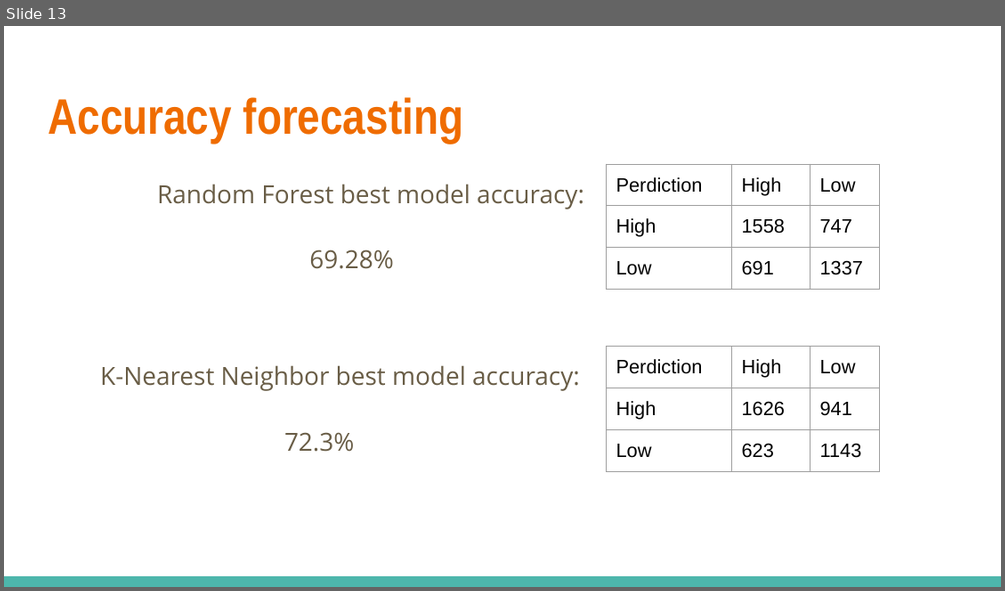
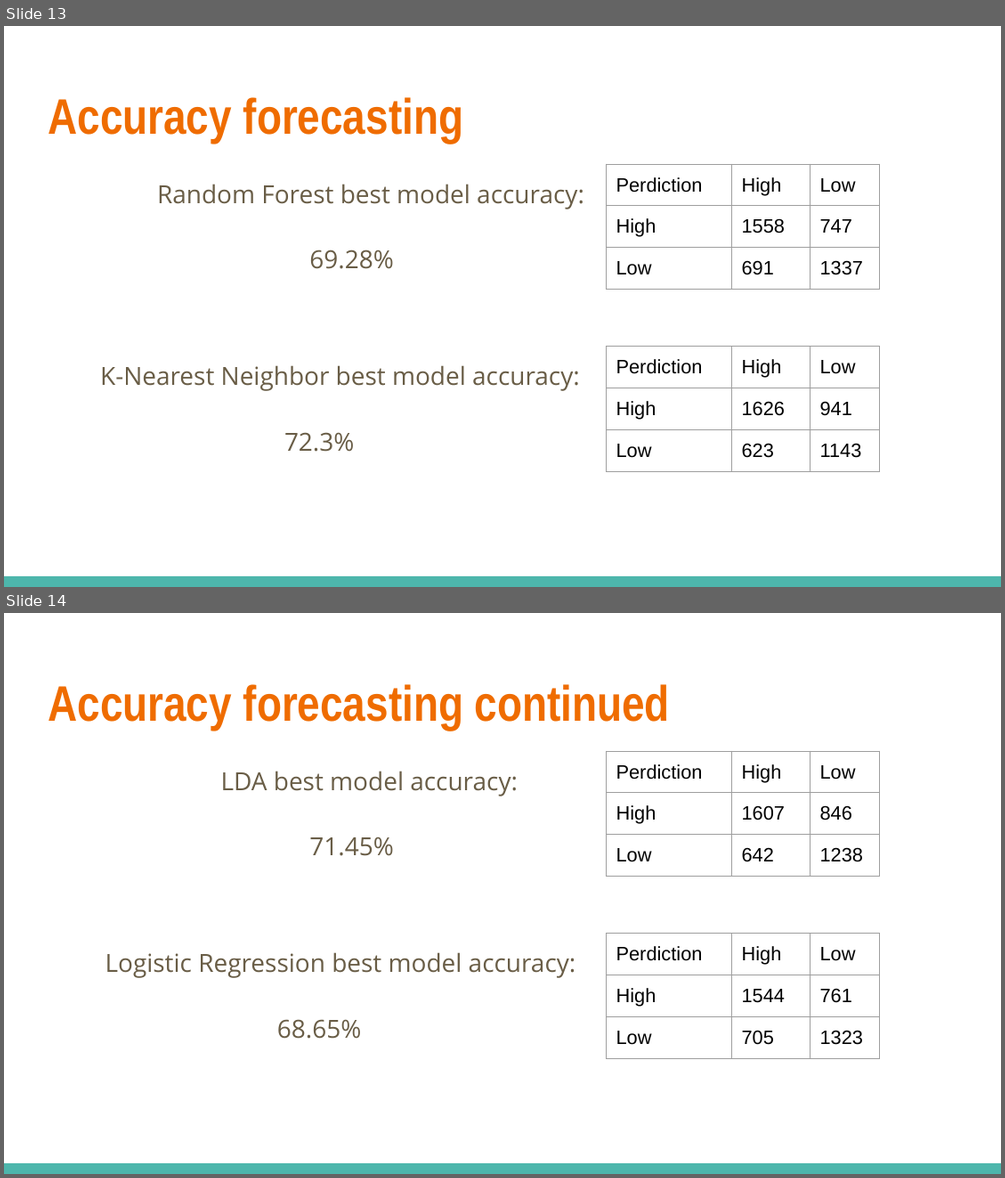
Before and after one commit to hepgon1/summerProject, a slide deck: Anime Predictions.pptx. Shown one above the other, each under a label of ours: slide 13 before the commit, slides 13 and 14 after it. The pictures are 1005x591 and 1005x1178 pixels, drawn with LibreOffice and Linux fonts; fonts in the diff are those of the drawing. Boxes give left, top, right and bottom in pixels: in the first picture for what was removed or moved away, otherwise in the second. Text is boxed around its words. In the diff, an @@ line names an element or a change of style, - is before the commit and + after.

```diff
--- a/Anime Predictions.pptx
+++ b/Anime Predictions.pptx
@@ slide 14 added at <box>4,613,1001,1174</box>, background #FFFFFF; not listed: 1 template element that a slide beside it also shows @@
@@ title added at <box>38,662,967,738</box>, outline #FFFFFF 0.75 pt, 36 pt, text #EF6C00, bold @@
+Accuracy forecasting continued
@@ text added at <box>221,771,518,796</box>, 18 pt, text #695D46 @@
+LDA best model accuracy:
@@ table added at <box>606,751,880,1078</box>, 3 rows, 3 columns @@
+Perdiction | High | Low
+High | 1607 | 846
+Low | 642 | 1238
@@ text added at <box>309,836,393,856</box>, 18 pt, text #695D46 @@
+71.45%
@@ text added at <box>105,952,576,978</box>, 18 pt, text #695D46 @@
+Logistic Regression best model accuracy:
@@ table added at <box>606,933,880,1174</box>, 3 rows, 3 columns @@
+Perdiction | High | Low
+High | 1544 | 761
+Low | 705 | 1323
@@ text added at <box>277,1019,361,1038</box>, 18 pt, text #695D46 @@
+68.65%
```
Also in this commit, not shown: 6 slides changed, 3 other slides added, 1 slide removed.
